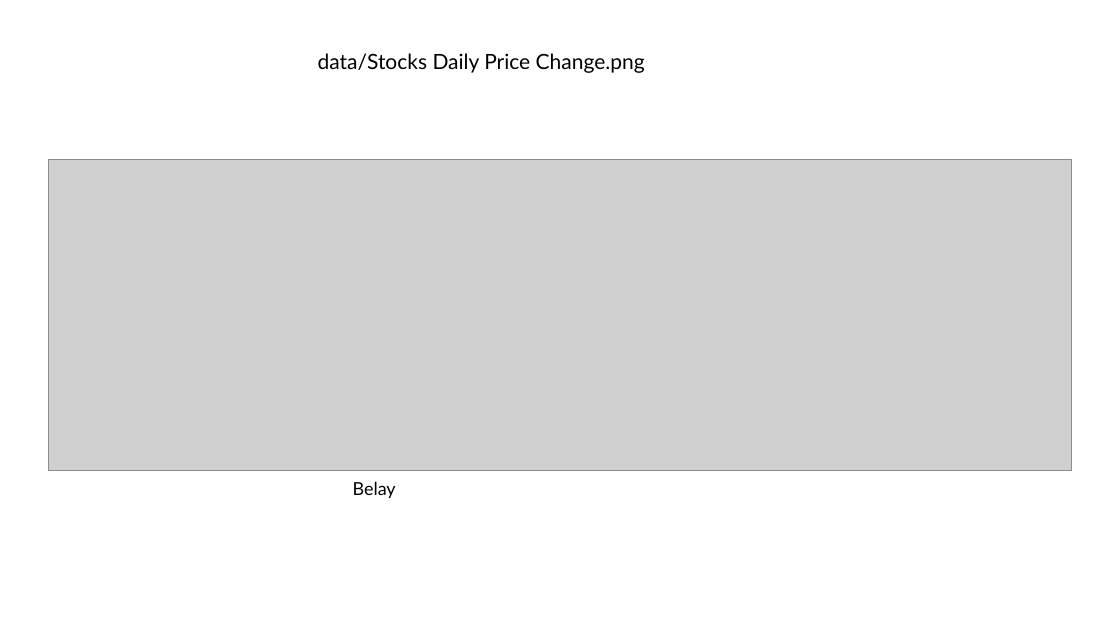
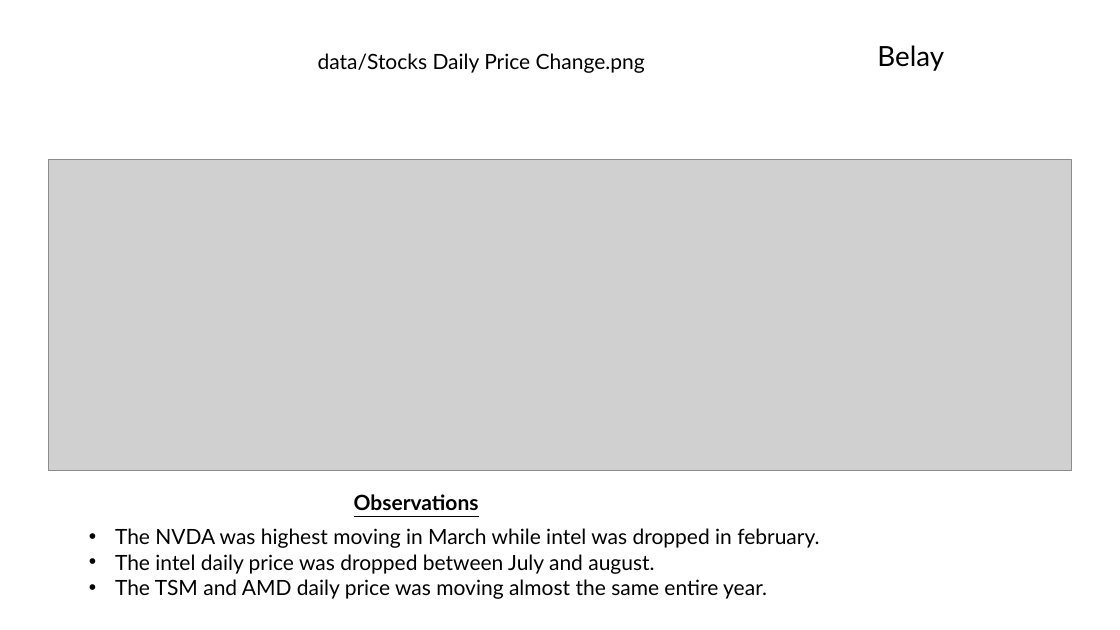
Before and after one commit to Belayohio/project_1, a slide deck: slide 5 of data/Slide_project_1.pptx. Drawn at 1120x630 pixels with LibreOffice and Linux fonts; fonts in the diff are those of the drawing; grey boxes stand for pictures. Boxes give left, top, right and bottom in pixels: in the first picture for what was removed or moved away, otherwise in the second. Text is boxed around its words. In the diff, an @@ line names an element or a change of style, - is before the commit and + after.

```diff
--- a/data/Slide_project_1.pptx
+++ b/data/Slide_project_1.pptx
@@ text "Belay": place and size @@
-text "Belay" at (353,481,396,498)
+text "Belay" at (877,45,944,71)
@@ text "Belay" at (877,45,944,71): size 15.4 to 23.8 pt @@
@@ text added at (354,494,479,510), 18 pt, text #000000, bold, underline @@
+Observations
@@ text added at (115,528,819,599), 18 pt, text #000000 @@
+• The NVDA was highest moving in March while intel was dropped in february.
+• The intel daily price was dropped between July and august.
+• The TSM and AMD daily price was moving almost the same entire year.
```
Also in this commit, not shown: 5 other slides changed, 2 slides removed.
